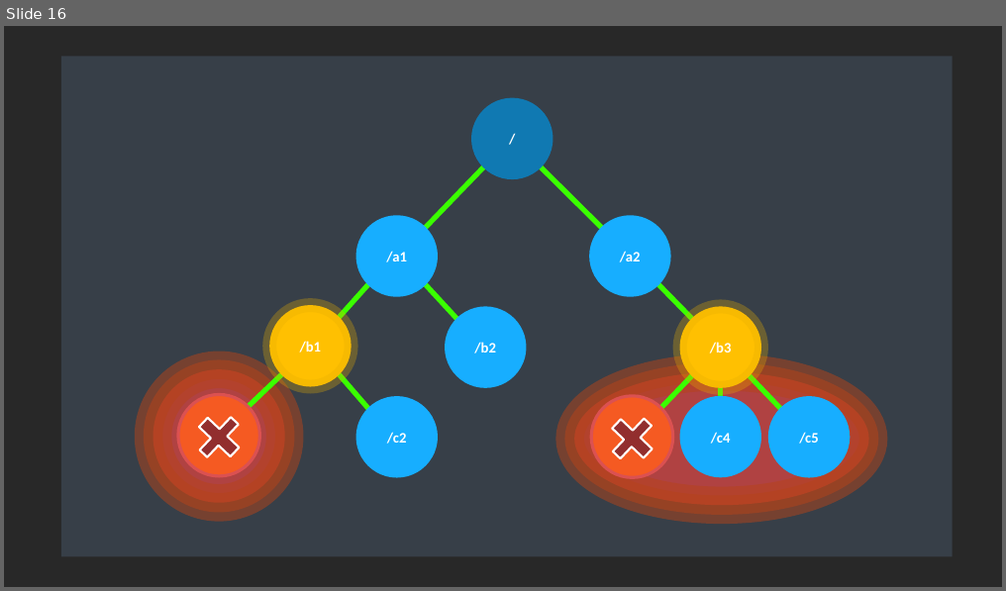
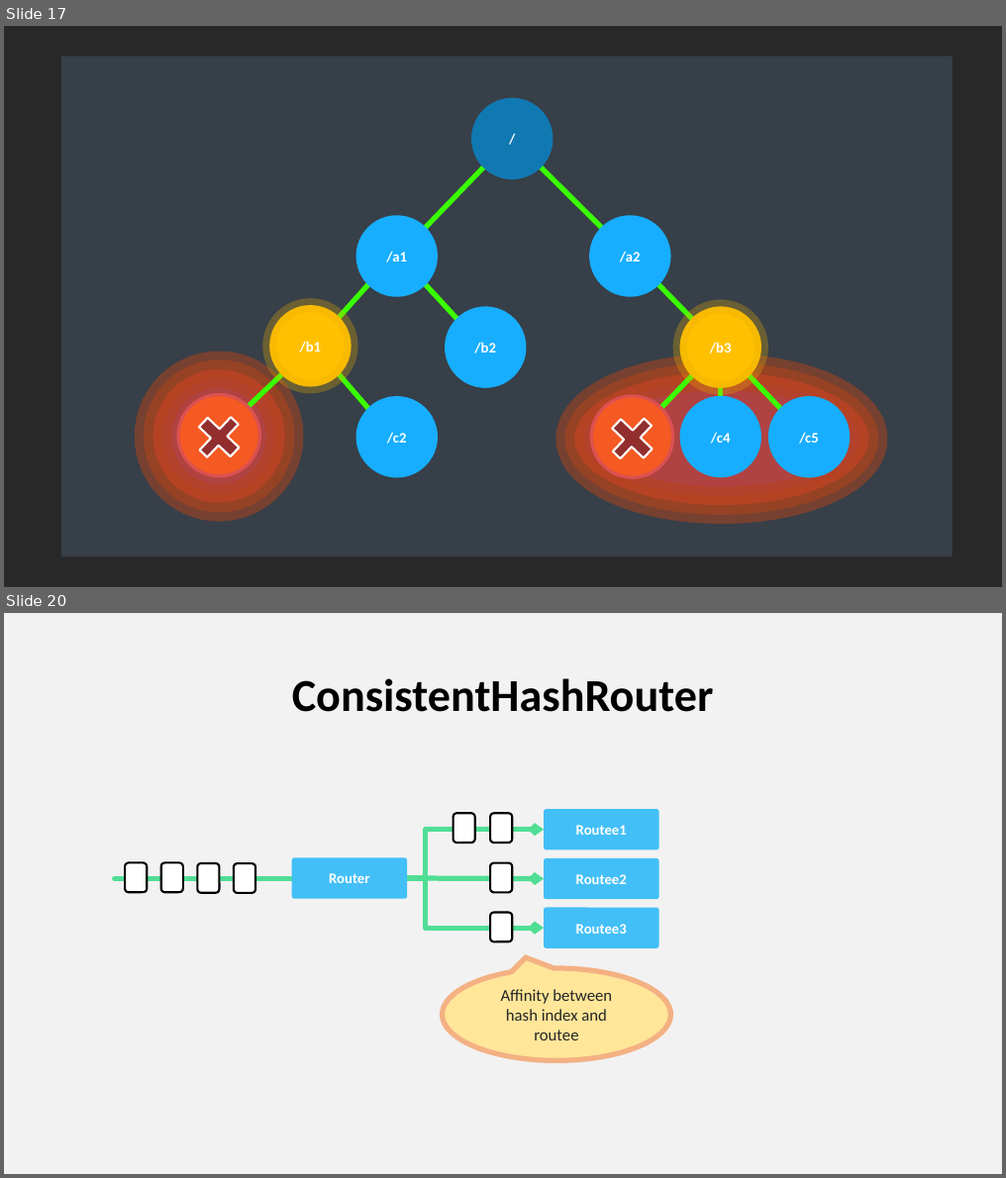
Before and after one commit to asynkron/website, a slide deck: media/logo.pptx. Shown one above the other, each under a label of ours: slide 16 before the commit, slides 17 and 20 after it; the slides between them are not shown. The pictures are 1006x591 and 1006x1178 pixels, drawn with LibreOffice and Linux fonts; fonts in the diff are those of the drawing. Boxes give left, top, right and bottom in pixels: in the first picture for what was removed or moved away, otherwise in the second. Text is boxed around its words. In the diff, an @@ line names an element or a change of style, - is before the commit and + after.

```diff
--- a/media/logo.pptx
+++ b/media/logo.pptx
@@ slide 20 added at bbox=[4, 613, 1002, 1174], background #F2F2F2 @@
@@ title added at bbox=[292, 678, 714, 712], 44 pt, text #000000, bold @@
+ConsistentHashRouter
@@ rounded rectangle added at bbox=[453, 814, 475, 843], fill #FFFFFF, outline #000000 2 pt @@
@@ rounded rectangle added at bbox=[491, 814, 512, 843], fill #FFFFFF, outline #000000 2 pt, 14 pt, text #FFFFFF @@
+M
@@ rounded rectangle added at bbox=[544, 809, 659, 851], fill #43BFF7, 14 pt, text #FFFFFF, bold @@
+Routee1
@@ elbow arrow added from (408, 878) to (544, 830), #50DE94 5 pt @@
@@ line added from (115, 878) to (292, 878), #50DE94 5 pt @@
@@ rounded rectangle added at bbox=[126, 863, 147, 892], fill #FFFFFF, outline #000000 2 pt @@
@@ rounded rectangle added at bbox=[161, 863, 183, 892], fill #FFFFFF, outline #000000 2 pt @@
@@ rounded rectangle added at bbox=[197, 863, 219, 893], fill #FFFFFF, outline #000000 2 pt @@
@@ rounded rectangle added at bbox=[234, 863, 255, 893], fill #FFFFFF, outline #000000 2 pt, 14 pt, text #FFFFFF @@
+M
@@ rounded rectangle added at bbox=[292, 858, 408, 899], fill #43BFF7, 14 pt, text #FFFFFF, bold @@
+Router
@@ elbow arrow added from (408, 878) to (544, 928), #50DE94 5 pt @@
@@ arrow added from (408, 878) to (544, 878), #50DE94 5 pt @@
@@ rounded rectangle added at bbox=[491, 863, 512, 892], fill #FFFFFF, outline #000000 2 pt @@
@@ rounded rectangle added at bbox=[544, 859, 659, 900], fill #43BFF7, 14 pt, text #FFFFFF, bold @@
+Routee2
@@ rounded rectangle added at bbox=[544, 908, 659, 950], fill #43BFF7, 14 pt, text #FFFFFF, bold @@
+Routee3
@@ rounded rectangle added at bbox=[491, 912, 512, 942], fill #FFFFFF, outline #000000 2 pt @@
@@ speech bubble added at bbox=[442, 968, 670, 1061], fill #FFE699, outline #F4B183 5 pt, 16 pt, text #262626 @@
+Affinity between hash index and routee
@@ what was slide 16 is now slide 17 @@
```
Also in this commit, not shown: 3 other slides added, 2 other files.
